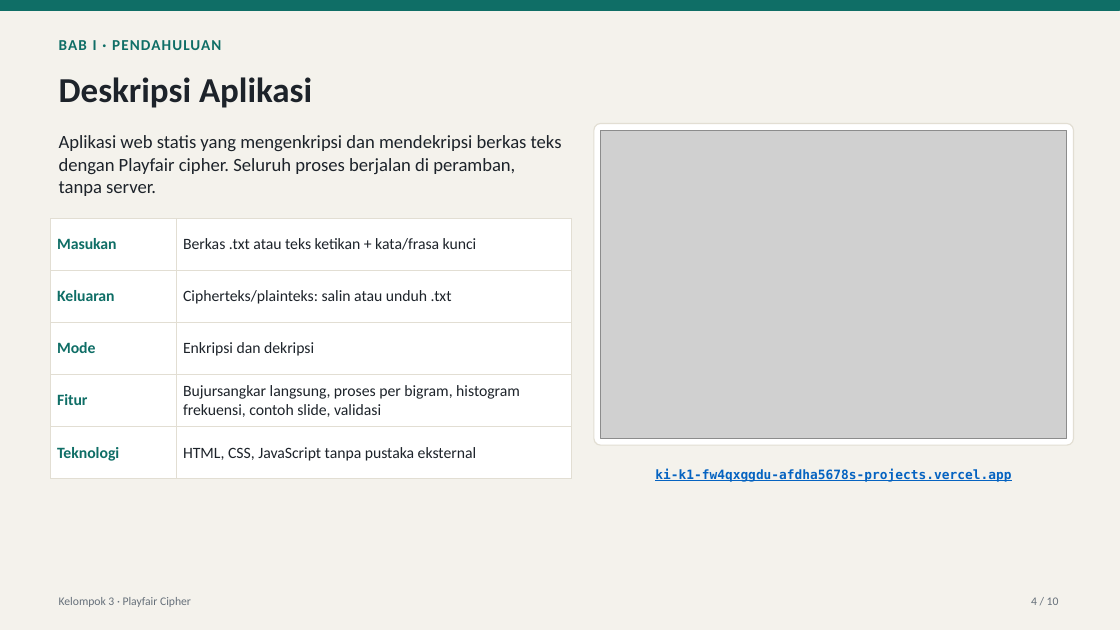
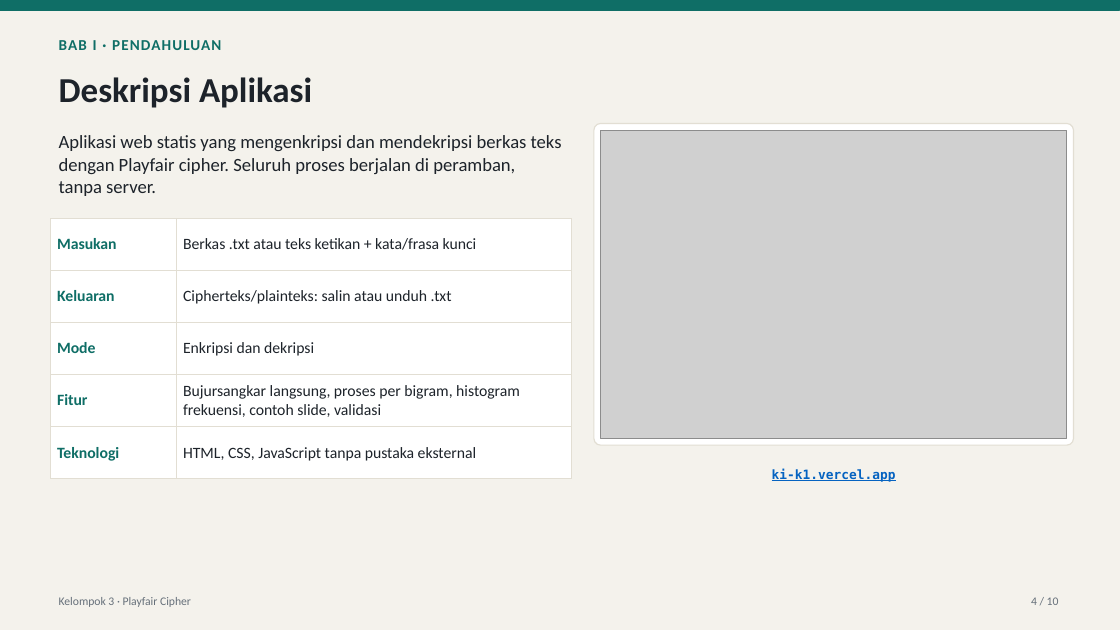
Before and after one commit to Afdha5678/ki-k1, a slide deck: slide 4 of laporan/Presentasi-K1-Playfair-Cipher.pptx. Drawn at 1120x630 pixels with LibreOffice and Linux fonts; fonts in the diff are those of the drawing; grey boxes stand for pictures. Boxes give left, top, right and bottom in pixels: in the first picture for what was removed or moved away, otherwise in the second. Text is boxed around its words. In the diff, an @@ line names an element or a change of style, - is before the commit and + after.

Commit message:
Gunakan tautan produksi Vercel pada laporan dan presentasi
Tautan lama menunjuk ke satu deployment tetap yang masih memuat tampilan
versi sebelumnya.

```diff
--- a/laporan/Presentasi-K1-Playfair-Cipher.pptx
+++ b/laporan/Presentasi-K1-Playfair-Cipher.pptx
@@ text at (x1=772, y1=469, x2=896, y2=482): text changed @@
-ki-k1-fw4qxggdu-afdha5678s-projects.vercel.app
+ki-k1.vercel.app
```
Also in this commit, not shown: 1 other slide changed, 12 other files.
